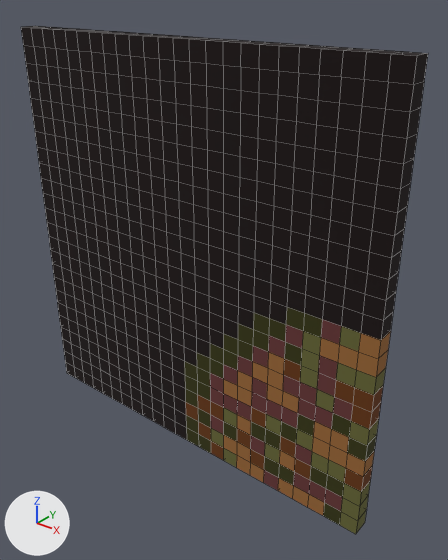
An edit to the OBJ model WindingTale2/Assets/Resources/Shapes/Shapes_24/Shape_24_5.obj, drawn before and after from the same camera.
Both versions are drawn from a camera (50 mm lens) standing at (2.14, -2.4, 1.45) and looking at (0.18, 0.05, -0.07). The axes (+X, +Y, +Z) are drawn at lower left. The lights are the same throughout. The first picture is the older version. Mesh edges are drawn as thin lines. Where no turn or scale is listed for an object, it has been applied to the vertices. Vertices at exactly the same position are counted once.

The first picture shows 'Shape_24_5'.
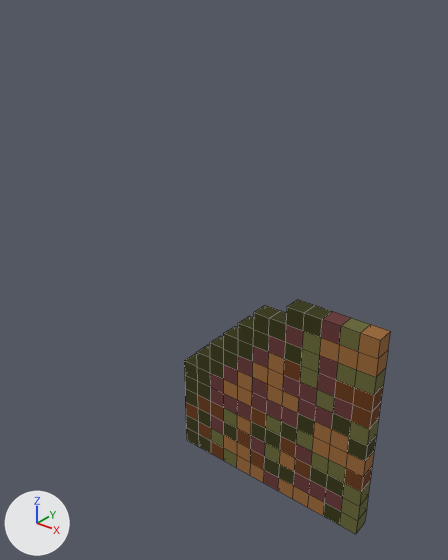
Where the change shows, as pixel boxes [x1, y1, x2, y2] in the pictures (448 x 560 px):
```json
{"object": "Shape_24_5", "change": "reshaped", "before": [21, 26, 428, 534], "after": [184, 300, 391, 534], "on screen": "49% narrower, 54% shorter"}
{"part": 1, "of": "me_shape_24_5", "change": "deleted", "before": [21, 26, 428, 440]}
```

Scene script edits in JSON lines:
```json
{"block": "me_shape_24_5", "where": "# used by ob_shape_24_5; location = (0.0, 0.0, 0.0)"}
{"op": "remove", "block": "me_shape_24_5", "code": "me_shape_24_5.from_pydata(...)  # 1250 vertices, 1248 faces; spans x -1.2..1.2, y -0.1..0.0, z -1.2..1.2"}
{"op": "add", "block": "me_shape_24_5", "code": "me_shape_24_5.from_pydata(...)  # 294 vertices, 292 faces; spans x 0.0..1.2, y -0.1..0.0, z -1.2..0.0"}
{"block": "me_shape_24_5", "change": "me_shape_24_5 part 1: 956 vertices removed from x -1.2..1.2, y -0.1..0.0, z -1.2..1.2"}
```
